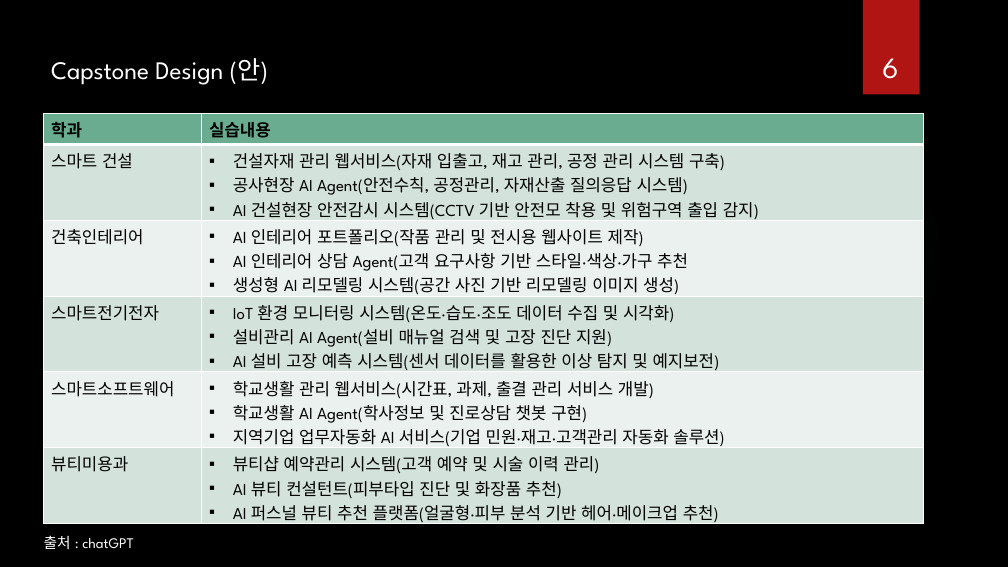
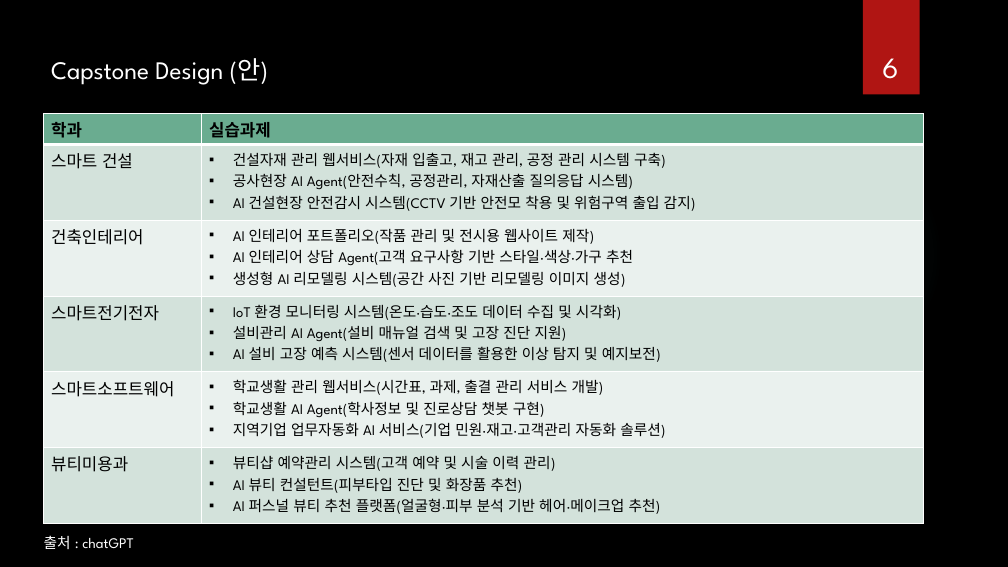
Before and after one commit to ancestor9/Introduction-to-BigData-Analysis, a slide deck: slide 6 of AI 역량강화.pptx. Drawn at 1008x567 pixels with LibreOffice and Linux fonts; fonts in the diff are those of the drawing; background and template pictures are left out. Boxes give left, top, right and bottom in pixels: in the first picture for what was removed or moved away, otherwise in the second. Text is boxed around its words. In the diff, an @@ line names an element or a change of style, - is before the commit and + after.

```diff
--- a/AI 역량강화.pptx
+++ b/AI 역량강화.pptx
@@ table at (44,113,923,523) @@
-row 1, column 2: 실습내용
+row 1, column 2: 실습과제
@@ size 16 to 14 pt @@
```
Also in this commit, not shown: 20 other slides changed, 1 other file.
